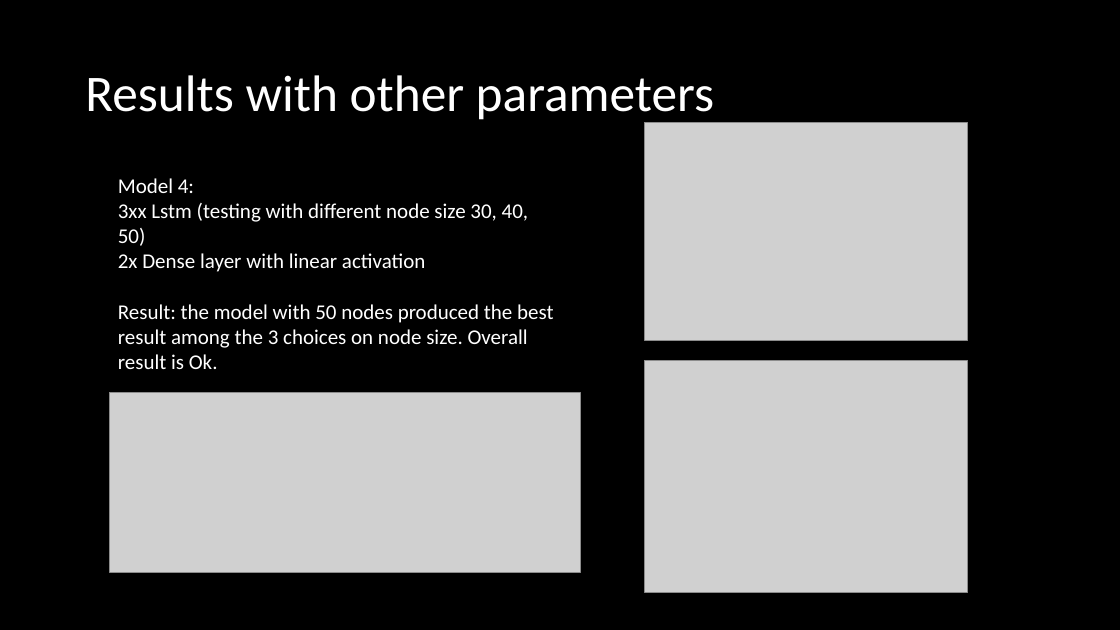
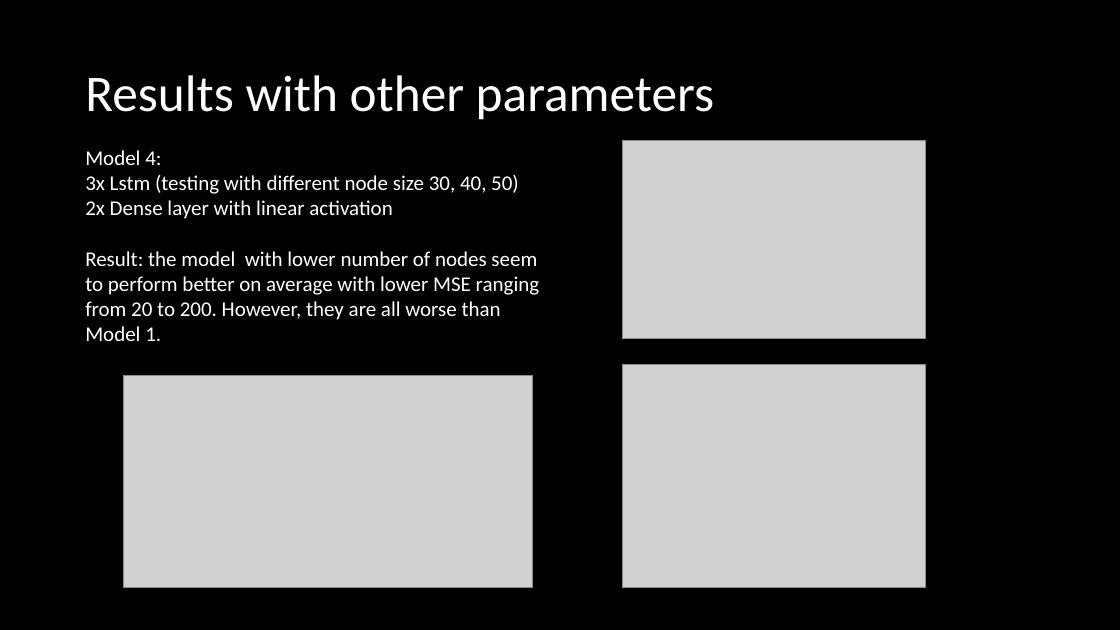
Before and after one commit to alexxlu/Project4, a slide deck: slide 8 of Stock Price prediction.pptx. Drawn at 1120x630 pixels with LibreOffice and Linux fonts; fonts in the diff are those of the drawing; grey boxes stand for pictures. Boxes give left, top, right and bottom in pixels: in the first picture for what was removed or moved away, otherwise in the second. Text is boxed around its words. In the diff, an @@ line names an element or a change of style, - is before the commit and + after.

```diff
--- a/Stock Price prediction.pptx
+++ b/Stock Price prediction.pptx
@@ text "Model 4:": place and size @@
-text "Model 4:" at (118,178,553,369)
+text "Model 4:" at (85,150,540,341)
@@ picture: place and size @@
-picture at (644,123,968,340)
+picture at (623,140,926,339)
@@ text at (85,175,519,194): text changed @@
-3xx Lstm (testing with different node size 30, 40, 50)
+3x Lstm (testing with different node size 30, 40, 50)
@@ text at (85,251,540,341): text changed @@
-Result: the model with 50 nodes produced the best result among the 3 choices on node size. Overall result is Ok.
+Result: the model with lower number of nodes seem to perform better on average with lower MSE ranging from 20 to 200. However, they are all worse than Model 1.
@@ picture: place and size @@
-picture at (110,393,581,573)
+picture at (124,376,532,587)
@@ picture: place and size @@
-picture at (644,360,968,592)
+picture at (623,365,926,588)
```
Also in this commit, not shown: 5 other slides changed, 2 other files.
